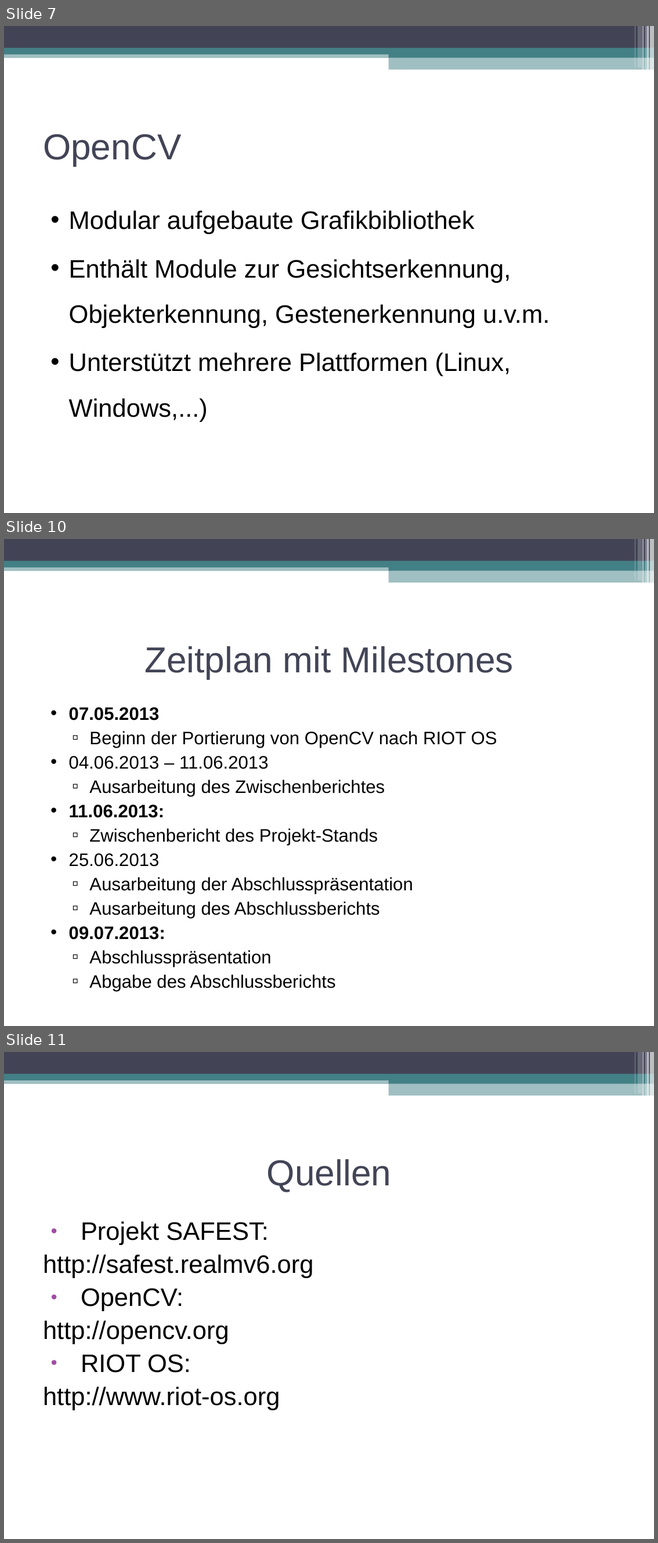
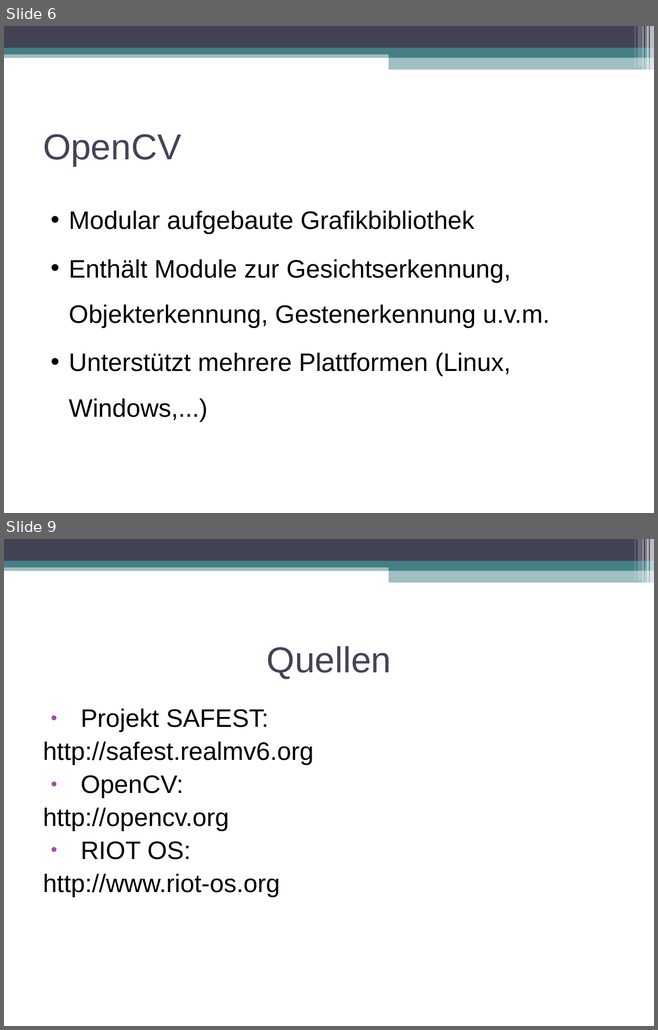
Before and after one commit to swp2013riot/riot-opencv-port, a slide deck: doc/slides/intro_presentation.odp. Shown one above the other, each under a label of ours: slides 7, 10 and 11 before the commit, slides 6 and 9 after it; the slides between them are not shown. The pictures are 658x1543 and 658x1030 pixels, drawn with LibreOffice and Linux fonts; fonts in the diff are those of the drawing. Boxes give left, top, right and bottom in pixels: in the first picture for what was removed or moved away, otherwise in the second. Text is boxed around its words. In the diff, an @@ line names an element or a change of style, - is before the commit and + after.

```diff
--- a/doc/slides/intro_presentation.odp
+++ b/doc/slides/intro_presentation.odp
@@ slide 10 removed at (x1=4, y1=539, x2=654, y2=1026), background #FFFFFF; not listed: 11 template elements that a slide beside it also shows @@
@@ title removed at (x1=144, y1=646, x2=513, y2=679) @@
-Zeitplan mit Milestones
@@ text removed at (x1=69, y1=707, x2=497, y2=991) @@
-• 07.05.2013
-  ▫ Beginn der Portierung von OpenCV nach RIOT OS
-• 04.06.2013 – 11.06.2013
-  ▫ Ausarbeitung des Zwischenberichtes
-• 11.06.2013:
-  ▫ Zwischenbericht des Projekt-Stands
-• 25.06.2013
-  ▫ Ausarbeitung der Abschlusspräsentation
-  ▫ Ausarbeitung des Abschlussberichts
-• 09.07.2013:
-  ▫ Abschlusspräsentation
-  ▫ Abgabe des Abschlussberichts
@@ what was slide 7 is now slide 6 @@
@@ what was slide 11 is now slide 9 @@
```
Also in this commit, not shown: 3 slides changed, 1 slide added, 2 other slides removed, 2 other files.
